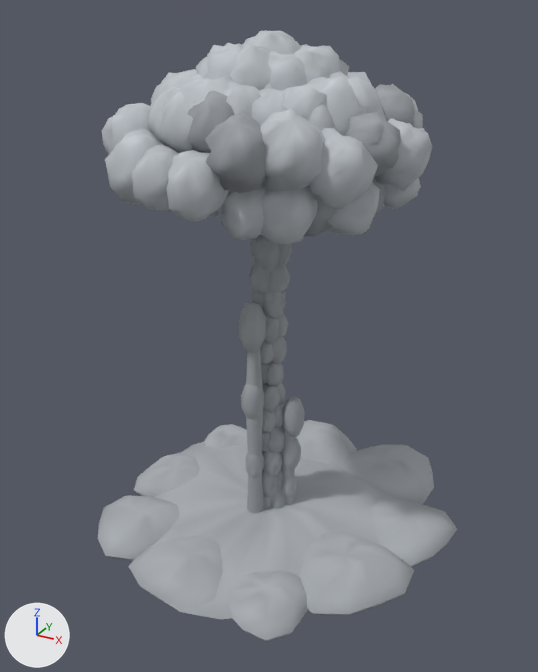
Renders of the glTF model assets/maps/reactor_site/glb/torus_cloud_3.glb from each side of a commit.
One viewpoint serves both versions: a camera (50 mm lens) standing at (350.0, -639.0, 553.0) and looking at (3.0, -7.0, 237.0). Lighting does not change. The marker at lower left points along +X, +Y and +Z. The picture after the commit comes second. Both versions are drawn at frame 1152 of the action 'MushroomCloudOnce'; the numbers are the values there.

Names of what the first picture shows: 'piece_reactor_cap_cloud_nocol', 'piece_reactor_front_dust_nocol', 'piece_reactor_plume_clouddark_nocol', 'piece_reactor_ring_dust_nocol', 'piece_reactor_stem_clouddark_nocol', 'piece_reactor_torus_14_cloud_nocol', 'piece_reactor_torus_15_clouddark_nocol', 'piece_reactor_torus_16_cloud_nocol', 'piece_reactor_torus_16_clouddark_nocol', 'piece_reactor_torus_17_cloud_nocol', 'piece_reactor_torus_18_cloud_nocol', 'piece_reactor_torus_19_cloud_nocol' and 12 more.
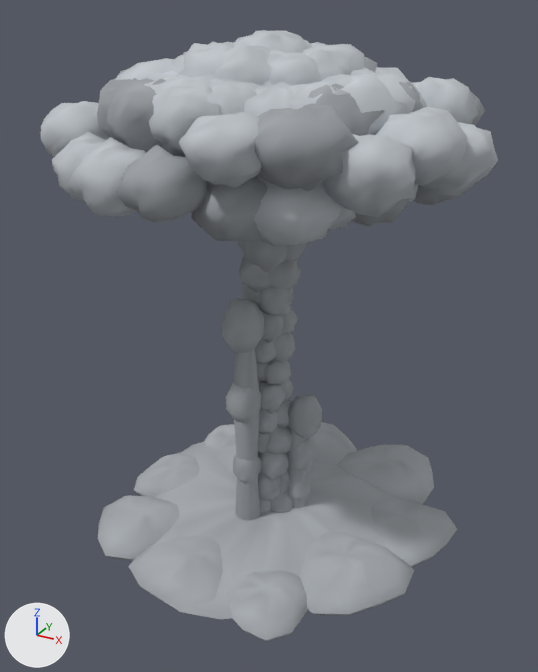
Not drawn themselves, but carrying or shaping drawn objects: ob_bloom, ob_cap, ob_plume, ob_roll, ob_torus_flow_00, ob_torus_flow_01, ob_torus_flow_02, ob_torus_flow_12, ob_torus_flow_13, ob_torus_flow_14, ob_torus_flow_15, ob_torus_flow_16, ob_torus_flow_17, ob_torus_flow_18, ob_torus_flow_19, ob_stem.

Edits to the bpy script that builds the scene:
```text
Change ob_bloom:
    ob_bloom.location: (0.0, 0.0, 459.4) -> (0.0, 0.0, 468.7)
    ob_bloom.scale: (80.1, 80.1, 86.2) -> (108.0, 108.0, 86.2)
Change ob_cap:
    ob_cap.location: (0.0, 0.0, 441.1) -> (0.0, 0.0, 450.5)
    ob_cap.scale: (116.0, 116.0, 125.0) -> (156.0, 156.0, 112.0)
Change ob_plume:
    ob_plume.scale: (33.9, 33.9, 342.0) -> (50.8, 50.8, 350.0)
Change ob_roll:
    ob_roll.location: (0.0, 0.0, 429.7) -> (0.0, 0.0, 439.1)
    ob_roll.scale: (110.0, 110.0, 118.0) -> (148.0, 148.0, 118.0)
Change ob_torus_flow_00:
    ob_torus_flow_00.rotation_euler: (0.0, 0.536, 0.0) -> (0.0, 2.835, 0.0)  # degrees (0, 31, 0) -> degrees (0, 162, 0)
Change ob_torus_flow_01:
    ob_torus_flow_01.rotation_euler: (0.0, 0.536, 0.314) -> (0.0, 2.762, 0.314)  # degrees (0, 31, 18) -> degrees (0, 158, 18)
Change ob_torus_flow_02:
    ob_torus_flow_02.rotation_euler: (0.0, 0.536, 0.628) -> (0.0, 2.653, 0.628)  # degrees (0, 31, 36) -> degrees (0, 152, 36)
Change ob_torus_flow_12:
    ob_torus_flow_12.rotation_euler: (0.0, 0.536, -2.513) -> (-3.142, 0.357, 0.628)  # degrees (0, 31, -144) -> degrees (-180, 20, 36)
Change ob_torus_flow_13:
    ob_torus_flow_13.rotation_euler: (0.0, 0.536, -2.199) -> (-3.142, 0.303, 0.942)  # degrees (0, 31, -126) -> degrees (-180, 17, 54)
Change ob_torus_flow_14:
    ob_torus_flow_14.rotation_euler: (0.0, 0.536, -1.885) -> (0.0, 2.794, -1.885)  # degrees (0, 31, -108) -> degrees (0, 160, -108)
Change ob_torus_flow_15:
    ob_torus_flow_15.rotation_euler: (0.0, 0.536, -1.571) -> (0.0, 2.688, -1.571)  # degrees (0, 31, -90) -> degrees (0, 154, -90)
Change ob_torus_flow_16:
    ob_torus_flow_16.rotation_euler: (0.0, 0.536, -1.257) -> (0.0, 2.607, -1.257)  # degrees (0, 31, -72) -> degrees (0, 149, -72)
Change ob_torus_flow_17:
    ob_torus_flow_17.rotation_euler: (0.0, 0.536, -0.942) -> (0.0, 2.618, -0.942)  # degrees (0, 31, -54) -> degrees (0, 150, -54)
Change ob_torus_flow_18:
    ob_torus_flow_18.rotation_euler: (0.0, 0.536, -0.628) -> (0.0, 2.713, -0.628)  # degrees (0, 31, -36) -> degrees (0, 155, -36)
Change ob_torus_flow_19:
    ob_torus_flow_19.rotation_euler: (0.0, 0.536, -0.314) -> (0.0, 2.812, -0.314)  # degrees (0, 31, -18) -> degrees (0, 161, -18)
Change ob_stem:
    ob_stem.scale: (24.0, 24.0, 413.0) -> (36.0, 36.0, 422.0)
```

Pixel boxes [x1, y1, x2, y2] of what changed, in the pictures (538 x 672 px):
'piece_reactor_cap_cloud_nocol', moved, rescaled: before [161, 30, 387, 151]; after [131, 30, 428, 157]
'piece_reactor_plume_clouddark_nocol', rescaled (49% wider): before [238, 300, 305, 513]; after [222, 298, 322, 520]
'piece_reactor_stem_clouddark_nocol', rescaled: before [250, 235, 292, 509]; after [236, 240, 306, 513]
'piece_reactor_torus_17_cloud_nocol', moved, rescaled, turned: before [260, 109, 325, 244]; after [254, 176, 342, 246]
'piece_reactor_torus_18_cloud_nocol', moved, rescaled, turned: before [308, 102, 378, 210]; after [323, 134, 416, 229]
'piece_reactor_torus_16_clouddark_nocol', moved, rescaled, turned: before [205, 113, 266, 193]; after [191, 175, 268, 241]
'piece_reactor_torus_14_cloud_nocol', moved, rescaled, turned: before [131, 92, 196, 211]; after [68, 137, 146, 217]
'piece_reactor_torus_17_clouddark_nocol', moved, rescaled, turned (not visible before): after [254, 103, 358, 191]
'piece_reactor_torus_16_cloud_nocol', moved, rescaled, turned: before [221, 186, 266, 240]; after [179, 112, 262, 188]
'piece_reactor_torus_15_clouddark_nocol', moved, rescaled, turned: before [188, 91, 235, 153]; after [115, 145, 207, 222]
'piece_reactor_torus_15_cloud_nocol', moved, rescaled, turned: before [166, 150, 230, 222]; after [149, 86, 220, 153]
'piece_reactor_torus_19_cloud_nocol', moved, rescaled, turned: before [328, 181, 380, 236]; after [375, 107, 468, 185]
'piece_reactor_torus_00_cloud_nocol', moved, rescaled, turned: before [376, 118, 432, 191]; after [409, 122, 498, 202]
'piece_reactor_torus_13_cloud_nocol', moved, rescaled, turned: before [105, 87, 180, 205]; after [52, 131, 106, 201]
'piece_reactor_torus_12_cloud_nocol', moved, rescaled, turned: before [102, 103, 153, 155]; after [40, 101, 128, 156]
'piece_reactor_torus_14_clouddark_nocol', moved, rescaled, turned (mostly hidden before): before [211, 211, 221, 216]; after [107, 78, 166, 152]
'piece_reactor_torus_19_clouddark_nocol', moved, rescaled, turned: before [346, 112, 401, 177]; after [352, 198, 410, 226]
'piece_reactor_torus_01_cloud_nocol', moved, rescaled, turned: before [383, 178, 421, 210]; after [413, 77, 478, 124]
'piece_reactor_torus_18_clouddark_nocol', moved, rescaled, turned: before [304, 186, 336, 237]; after [308, 83, 384, 136]
'piece_reactor_torus_01_clouddark_nocol', moved, rescaled, turned: before [374, 84, 415, 127]; after [413, 185, 472, 205]
'piece_reactor_bloom_cloud_nocol', moved, rescaled: before [153, 69, 197, 103]; after [116, 58, 291, 89]
'piece_reactor_torus_13_clouddark_nocol', moved, rescaled, turned (not visible before): after [97, 78, 137, 143]
'piece_reactor_torus_00_clouddark_nocol', moved, rescaled, turned: before [372, 177, 386, 214]; after [399, 81, 423, 112]
'piece_reactor_torus_02_clouddark_nocol', moved, rescaled, turned (not visible before): after [470, 91, 485, 125]
'piece_reactor_torus_02_cloud_nocol', moved, rescaled, turned (not visible afterwards): before [383, 91, 423, 206]
'piece_reactor_torus_10_cloud_nocol', moved, rescaled (not visible afterwards): before [151, 72, 174, 106]
'piece_reactor_torus_10_clouddark_nocol', moved, rescaled (not visible before): after [113, 69, 128, 80]
